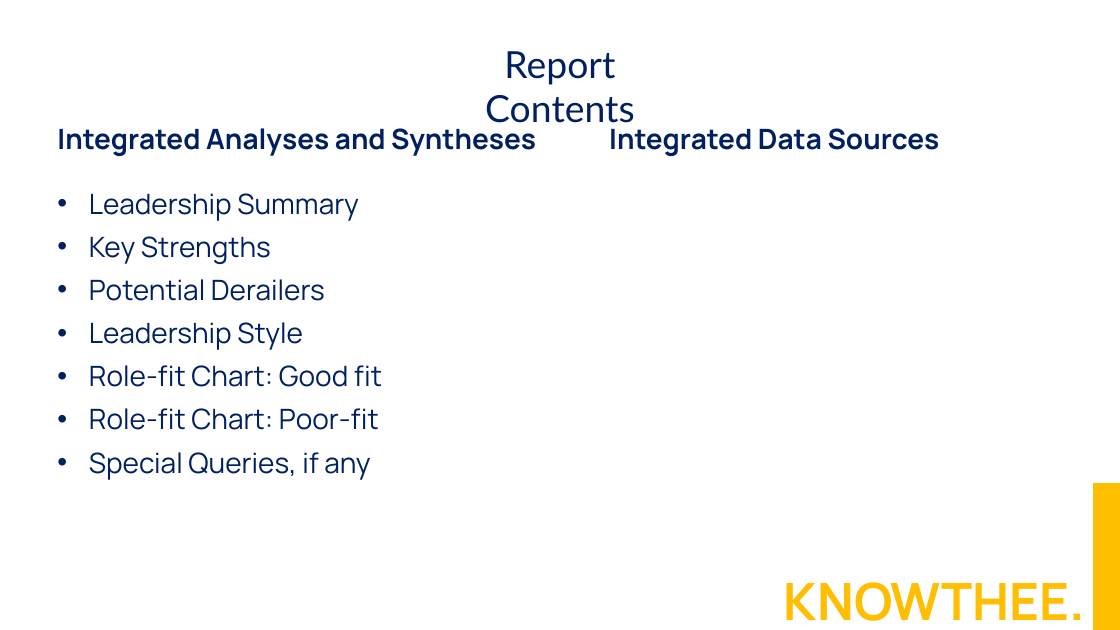
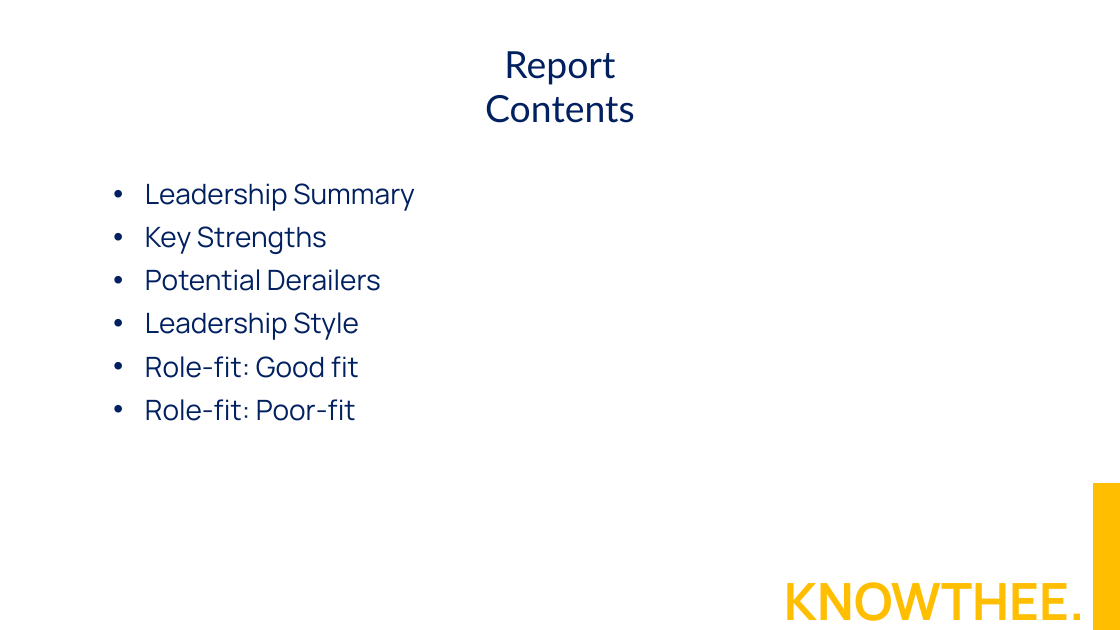
Before and after one commit to michaelyaziji/KnowtheeMay8, a slide deck: slide 2 of template.pptx. Drawn at 1120x630 pixels with LibreOffice and Linux fonts; fonts in the diff are those of the drawing; background and template pictures are left out. Boxes give left, top, right and bottom in pixels: in the first picture for what was removed or moved away, otherwise in the second. Text is boxed around its words. In the diff, an @@ line names an element or a change of style, - is before the commit and + after.

```diff
--- a/template.pptx
+++ b/template.pptx
@@ text at (x1=57, y1=128, x2=536, y2=156): paragraph removed @@
-Integrated Analyses and Syntheses
@@ text "Leadership Summary" moved from (x1=57, y1=128, x2=536, y2=480) to (x1=145, y1=183, x2=415, y2=421) @@
@@ text removed at (x1=609, y1=128, x2=940, y2=156) @@
-Integrated Data Sources
@@ text at (x1=145, y1=356, x2=359, y2=421): text changed @@
-• Role-fit Chart: Good fit
-• Role-fit Chart: Poor-fit
-• Special Queries, if any
+• Role-fit: Good fit
+• Role-fit: Poor-fit
```
